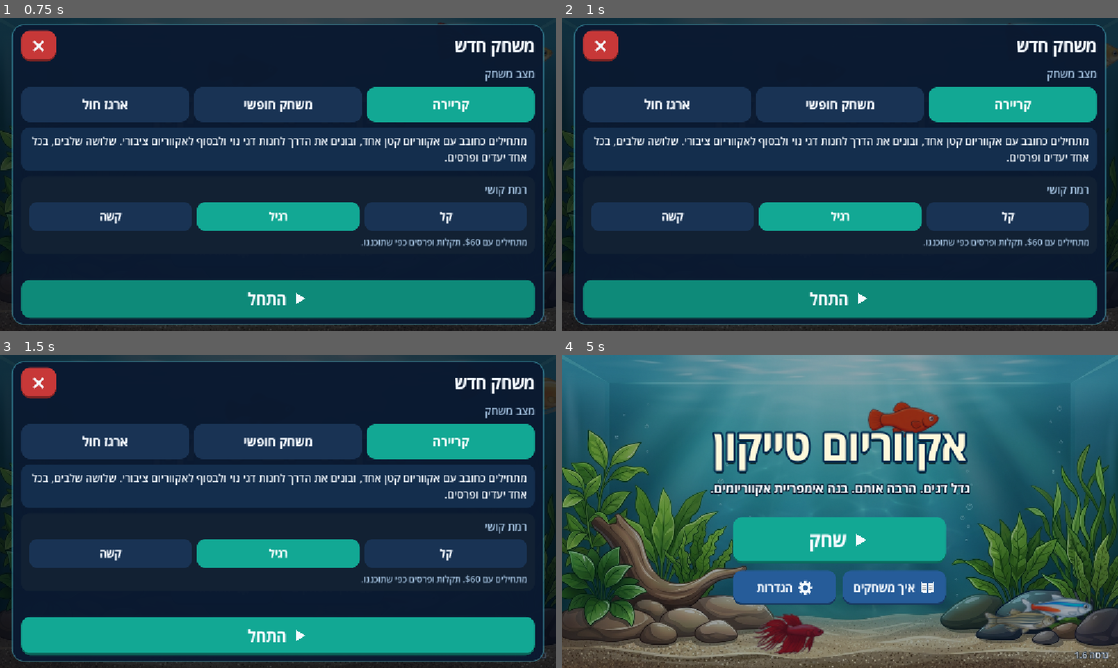
Above: before the commit, frames 1-4 (two rows, left to right).
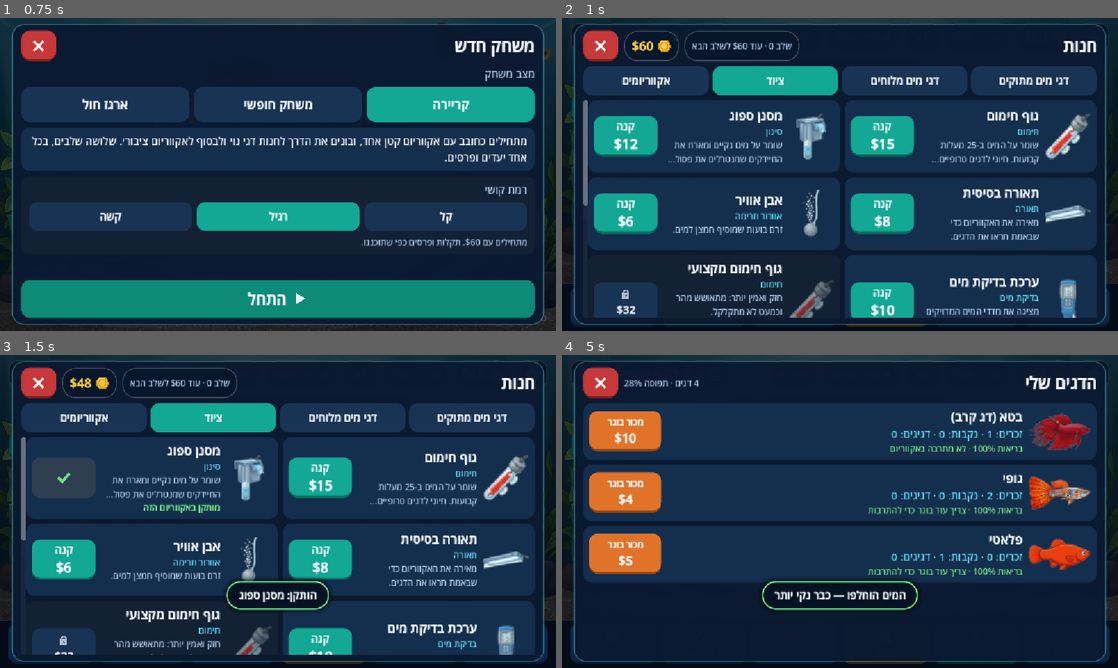
Above: after the commit, the same moments.

Repository: smkrot3-sudo/aquarium-tycoon
Game: Godot game, scene res://scenes/dev/UiClickTest.tscn
The game is run twice, just before and just after one commit, with the same random seed, the same clock (stepped at 60 frames per second) and the same inputs. This scene is started directly instead of the project's main scene.
Inputs (mouse positions are in pixels of both pictures, inside the frame that each line leads up to):
- Up to frame 1 (0.75 s): click (533, 36) at 0.5 s
- Up to frame 2 (1 s): no input
- Up to frame 3 (1.5 s): click (361, 373) at 1.25 s
- Up to frame 4 (5 s): click (706, 373) at 2.02 s; click (645, 373) at 2.75 s; click (584, 373) at 3.52 s; click "התחל כאן: קנה מסנן בחנות" (after the commit: "גופי אחד לא יכול להתרבות — קנ…") at 4.25 s

Frame 1 is identical in both runs. In frame 2, 54% of the frame differs, in the area x 0-100%, y 2-100%; in frame 3, 53%; in frame 4, 96%, in the area x 0-100%, y 0-100%.
Error before the commit: Out of bounds get index '0' (on base: 'Array[FishController]') (res://scripts/dev/UiClickTest.gd:83)

Commit message:
Make the UI click test robust: pointer-move with each press, retry swallowed taps, scroll targets into view
Co-Authored-By: Claude Sonnet 5.5 <noreply@anthropic.com>

Diff:
--- a/scripts/dev/UiClickTest.gd
+++ b/scripts/dev/UiClickTest.gd
@@ -125,6 +125,7 @@
 		fish.hunger = 10.0
 		fish.is_sick = false
 	await _frames(30)
+	_main.hud.refresh()
 	await _tap_node(_main.hud._tip_button)
 	_check("Tapping the coach line performs its action (feed)", tank.get_fish()[0].hunger > 40.0)
 
@@ -139,8 +140,7 @@
 
 	await _tap_icon(_main.hud, "clipboard")
 	_check("The business button opens the business panel", _main.business.visible)
-	if not _main.business.visible:
-		await _tap_text("הזמנות")
+	await _tap_text("הזמנות")
 	_check("The Orders tab opens", _main.business._tab == BusinessPanel.Tab.ORDERS)
 	await _tap_text("אוסף")
 	_check("The Collection tab opens", _main.business._tab == BusinessPanel.Tab.COLLECTION)
@@ -359,8 +359,30 @@
 	await _tap_node(button)
 
 
+## One synthetic tap. The engine only lets a button start a press while it believes the pointer
+## is hovering it, and re-checks hover against the REAL OS cursor whenever a layout changes (a
+## caption edit is enough) — so a synthetic press that lands a few frames after its pointer-move
+## can be silently ignored. Moving and pressing in the same frame avoids that; if a tap is still
+## swallowed it is repeated once, which a real finger would do too.
 func _tap_node(control: Control) -> void:
+	for attempt in range(2):
+		var fired := [false]
+		if not is_instance_valid(control):
+			return
+		if control is Button:
+			(control as Button).pressed.connect(func(): fired[0] = true, CONNECT_ONE_SHOT)
+		await _tap_node_once(control)
+		if not (is_instance_valid(control) and control is Button) or fired[0]:
+			return
+		print("  (info) tap swallowed on '%s', repeating" % _button_text(control))
+
+
+func _tap_node_once(control: Control) -> void:
 	var point: Vector2 = control.get_global_rect().get_center()
+	var move := InputEventMouseMotion.new()
+	move.position = point
+	move.global_position = point
+	get_viewport().push_input(move, true)
 	for pressed in [true, false]:
 		var event := InputEventMouseButton.new()
 		event.button_index = MOUSE_BUTTON_LEFT
